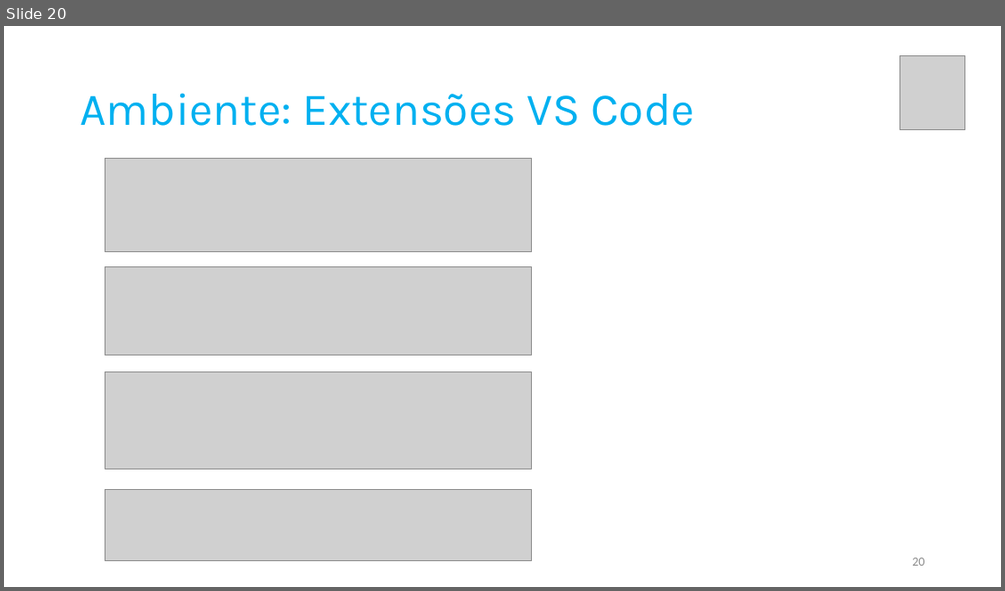
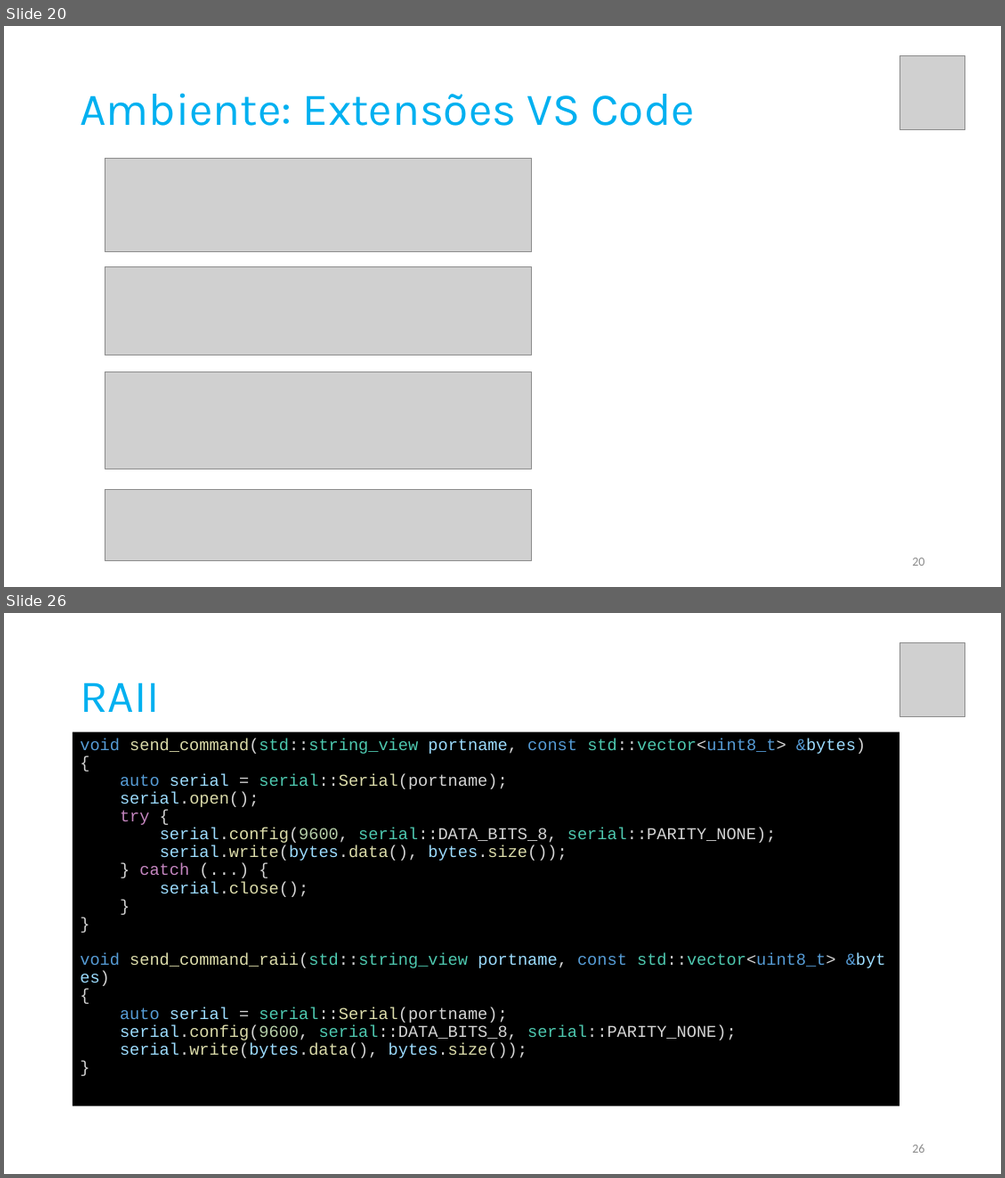
Before and after one commit to pfaco/ees_cpp, a slide deck: slides/C++.pptx. Shown one above the other, each under a label of ours: slide 20 before the commit, slides 20 and 26 after it; the slides between them are not shown. The pictures are 1005x591 and 1005x1178 pixels, drawn with LibreOffice and Linux fonts; fonts in the diff are those of the drawing; grey boxes stand for pictures. Boxes give left, top, right and bottom in pixels: in the first picture for what was removed or moved away, otherwise in the second. Text is boxed around its words. In the diff, an @@ line names an element or a change of style, - is before the commit and + after.

```diff
--- a/slides/C++.pptx
+++ b/slides/C++.pptx
@@ slide 26 added at (x1=4, y1=613, x2=1001, y2=1174), background #FFFFFF @@
@@ picture added at (x1=900, y1=643, x2=966, y2=717) @@
@@ title added at (x1=80, y1=682, x2=160, y2=712), 44 pt, text #00B0F0 @@
+RAII
@@ text added at (x1=73, y1=732, x2=900, y2=1106), fill #000000, 16 pt, text #D4D4D4 @@
+void send_command(std::string_view portname, const std::vector<uint8_t> &bytes)
+{
+auto serial = serial::Serial(portname);
+serial.open();
+try {
+serial.config(9600, serial::DATA_BITS_8, serial::PARITY_NONE);
+serial.write(bytes.data(), bytes.size());
+} catch (...) {
+serial.close();
+}
+}
+void send_command_raii(std::string_view portname, const std::vector<uint8_t> &bytes)
+{
+auto serial = serial::Serial(portname);
+serial.config(9600, serial::DATA_BITS_8, serial::PARITY_NONE);
+serial.write(bytes.data(), bytes.size());
+}
@@ page number added at (x1=912, y1=1144, x2=924, y2=1152), 12 pt, text #8C8C8C @@
+26
```
Also in this commit, not shown: 4 slides changed, 15 other slides added, 3 slides removed, 1 other file.
